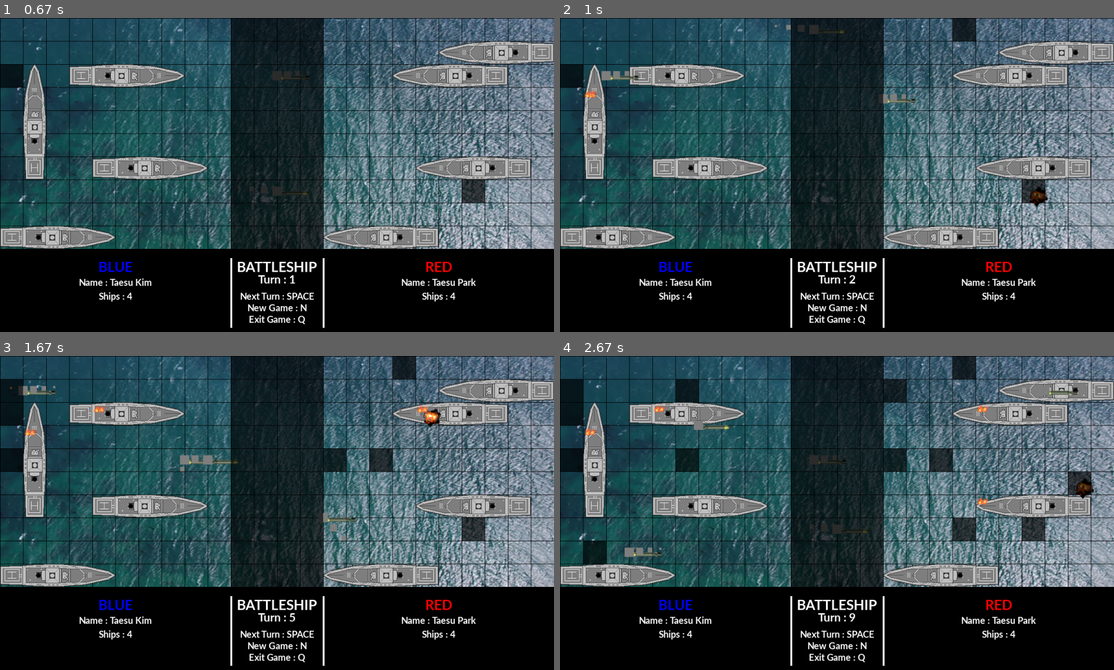
Above: before the commit, frames 1-4 (two rows, left to right).
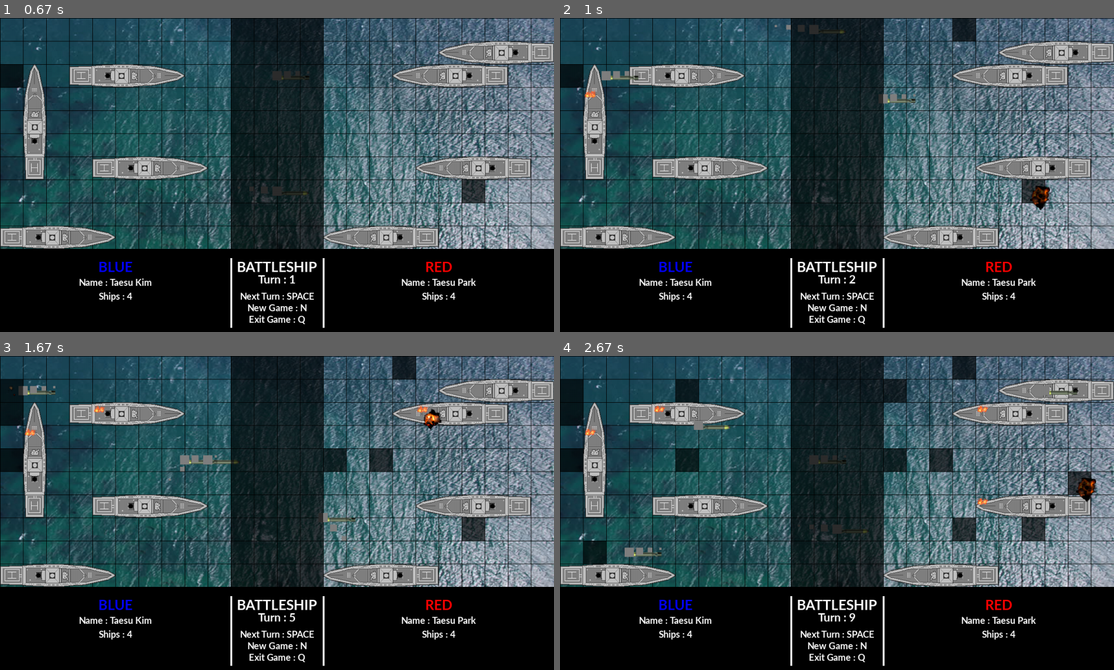
Above: after the commit, the same moments.

Repository: kimts2627/pygame_battleship
Game: pygame game, started from game.py
The game is run twice, just before and just after one commit, with the same random seed, the same clock (stepped at 60 frames per second) and the same inputs.
Inputs:
- Up to frame 1 (0.67 s): tap Space at 0.33 s
- Up to frame 2 (1 s): tap Space at 0.73 s
- Up to frame 3 (1.67 s): tap Space at 1.03, 1.23, 1.57 s
- Up to frame 4 (2.67 s): tap Space at 1.87, 2.07, 2.37, 2.63 s

Frame 1 is identical in both runs. In frame 2, 0.2% of the frame differs, in the area x 84-89%, y 53-62%; in frame 3, 0.1%; in frame 4, 0.2%.

Commit message:
[Python] <docs>: Edit README.md
가상환경 설정 방법과, 게임 실행 방법을 기술 하였습니다.

Diff:
--- a/game.py
+++ b/game.py
@@ -264,6 +264,8 @@
             print(i.rect, i.direction)
             for j in range(0, 4):
                 if i.direction == 'horizontal':
+                    print(i.rect.x + (50 * j), x)
+                    print(i.rect.y, y)
                     if i.rect.x + (50 * j) == x and i.rect.y == y:
                         return i
                 elif i.direction == 'vertical':
@@ -457,8 +459,9 @@
         x = random.randint(0, 450)
         y = random.randint(0, 450)
         result = self.last_attack_result
-        if turn >= 1:
-            return self.attacking_order(x, y)
+        return self.attacking_order(x, y)
+        # if turn = 1:
+        #     return self.attacking_order(x, y)
         # else:
         #     if result[-1]['result'] == 'nohit':
         #         for i in list(reversed(result)):
Not shown, changed: README.md
Binary file changed: images/explode/explode10.png
Binary file changed: images/explode/explode12.png
Binary file changed: images/explode/explode13.png
Binary file changed: images/explode/explode14.png
Binary file changed: images/explode/explode15.png
Binary file changed: images/explode/explode16.png
Binary file changed: images/explode/explode2.png
Binary file changed: images/explode/explode3.png
Binary file changed: images/explode/explode4.png
Binary file changed: images/explode/explode5.png
Binary file changed: images/explode/explode6.png
(and 3 more such lines)
